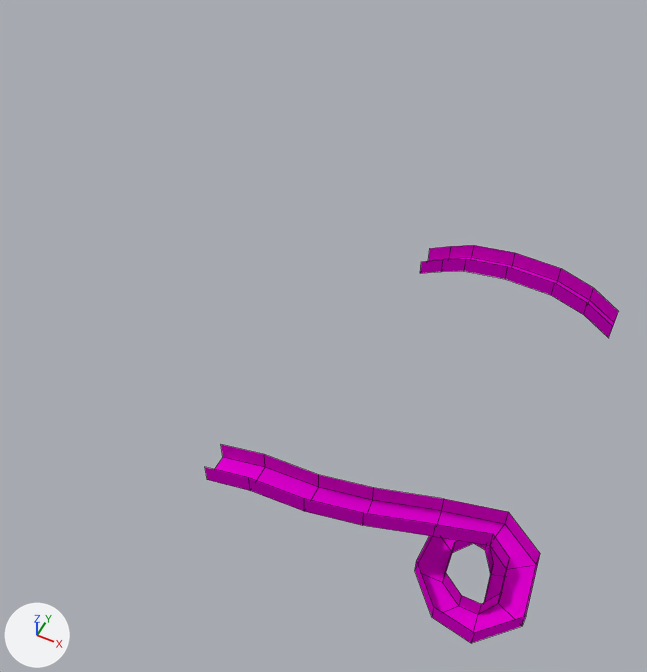
The Blender file Design/Level/Forest.blend as it was, and as the next commit left it.
One viewpoint serves both versions: a camera (50 mm lens) standing at (7.5, -64.4, 58.9) and looking at (-15.6, -18.2, 1.2). Arrows for +X, +Y and +Z are at lower left; the lights stay in place. Mesh edges are drawn as thin lines.

In view in the first picture: 'Bridge.000', 'Bridge.001'.
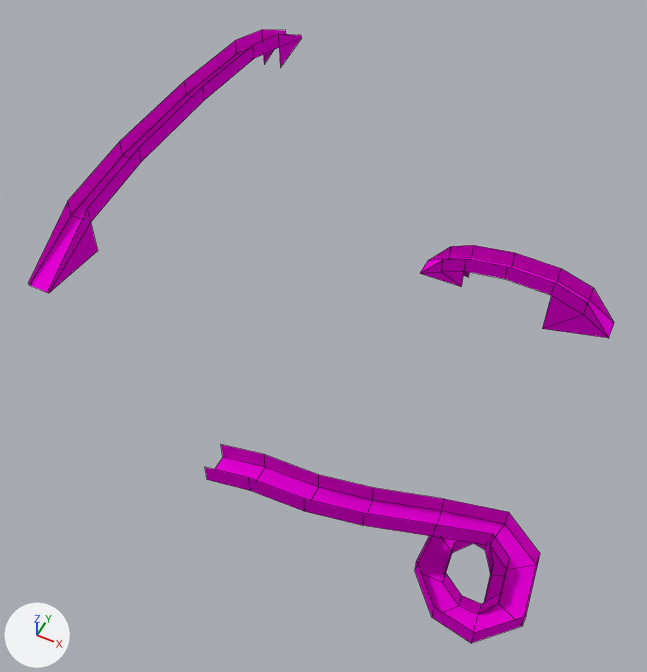
What changed in the scene script:
```text
Change me_cube_007:
    where me_cube_007.from_pydata(...)  # 28 vertices, 18 faces; spans x -11.4..6.4, y -6.5..-4.5, z 0.3..4.6
    used by ob_bridge_000; location = (0.0, 0.0, 0.0)
    verts and faces of me_cube_007; kept vertices keep their numbers, new ones are numbered from 28
    before: 0 (-11.4, -6.5, 0.4) at pixel (420, 273), 1 (-11.4, -6.5, 1.9) at pixel (421, 261), 2 (-11.4, -4.5, 0.4) at pixel (428, 260), 3 (-11.4, -4.5, 1.9) at pixel (429, 248), 4 (-9.3, -6.5, 1.5) at pixel (441, 271)
    before: 5 (-9.3, -6.5, 3.0) at pixel (443, 259), 6 (-9.3, -4.5, 1.5) at pixel (449, 258), 7 (-9.3, -4.5, 3.0) at pixel (451, 246), 8 (-7.2, -6.5, 2.5) at pixel (464, 271), 10 (-7.2, -4.5, 2.5) at pixel (471, 257)
    before: 16 (0.7, -6.5, 3.0) at pixel (551, 295), 18 (0.7, -4.5, 3.0) at pixel (557, 280), 20 (3.8, -6.5, 2.0) at pixel (583, 314), 21 (3.8, -6.5, 3.5) at pixel (587, 302), 22 (3.8, -4.5, 2.0) at pixel (589, 300)
    before: 23 (3.8, -4.5, 3.5) at pixel (593, 287), 24 (6.4, -6.5, 0.3) at pixel (608, 338), 25 (6.4, -6.5, 1.8) at pixel (612, 326), 26 (6.4, -4.5, 0.3) at pixel (614, 322), 27 (6.4, -4.5, 1.8) at pixel (618, 311)
    me_cube_007 part 1
    add delete_vertices([1, 3])  # with the faces that use them
    add verts[28] = (-7.2, -4.5, -0.1)  # pixel (468, 277)
    add verts[29] = (-7.2, -6.5, 0.5)  # pixel (461, 286)
    add faces += [(4, 29, 8), (2, 7, 6), (0, 4, 5), (0, 29, 4), (6, 10, 28), (2, 6, 28)]
    me_cube_007 part 2
    add delete_vertices([25, 27])  # with the faces that use them
    add verts[30] = (0.7, -6.5, -1.3)  # pixel (542, 328)
    add verts[31] = (0.7, -4.5, -1.5)
    add faces += [(22, 23, 26), (16, 30, 20), (20, 30, 24), (18, 22, 31), (22, 26, 31), (20, 24, 21)]
Add me_cube_009:
    me_cube_009.from_pydata(...)  # 32 vertices, 22 faces; spans x -37.0..-34.8, y -28.8..14.9, z 6.2..12.5
    me_cube_009.materials.append(mat_collision)  # pink #e700d9
Add ob_bridge_002:
    ob_bridge_002 = bpy.data.objects.new('Bridge.002', me_cube_009)
    ob_bridge_002.location = (0.0, 0.0, 0.0)
```

Where the change shows, as pixel boxes [x1, y1, x2, y2] in the pictures (647 x 672 px):
'Bridge.002', added (pink): after [28, 30, 302, 293]
'Bridge.000', reshaped: before [420, 245, 618, 338]; after [420, 245, 614, 338]
part 1 of me_cube_007, built on: before [420, 246, 451, 273]; after [420, 247, 469, 287]
part 2 of me_cube_007, built on: before [584, 288, 618, 338]; after [542, 288, 614, 338]
